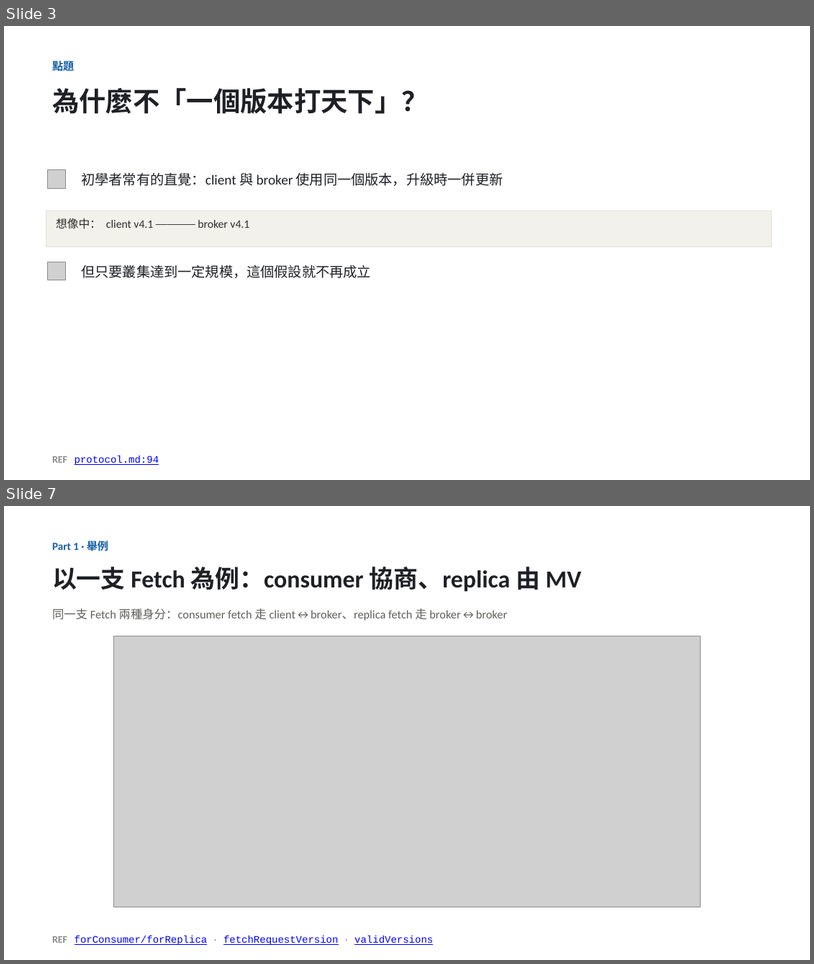
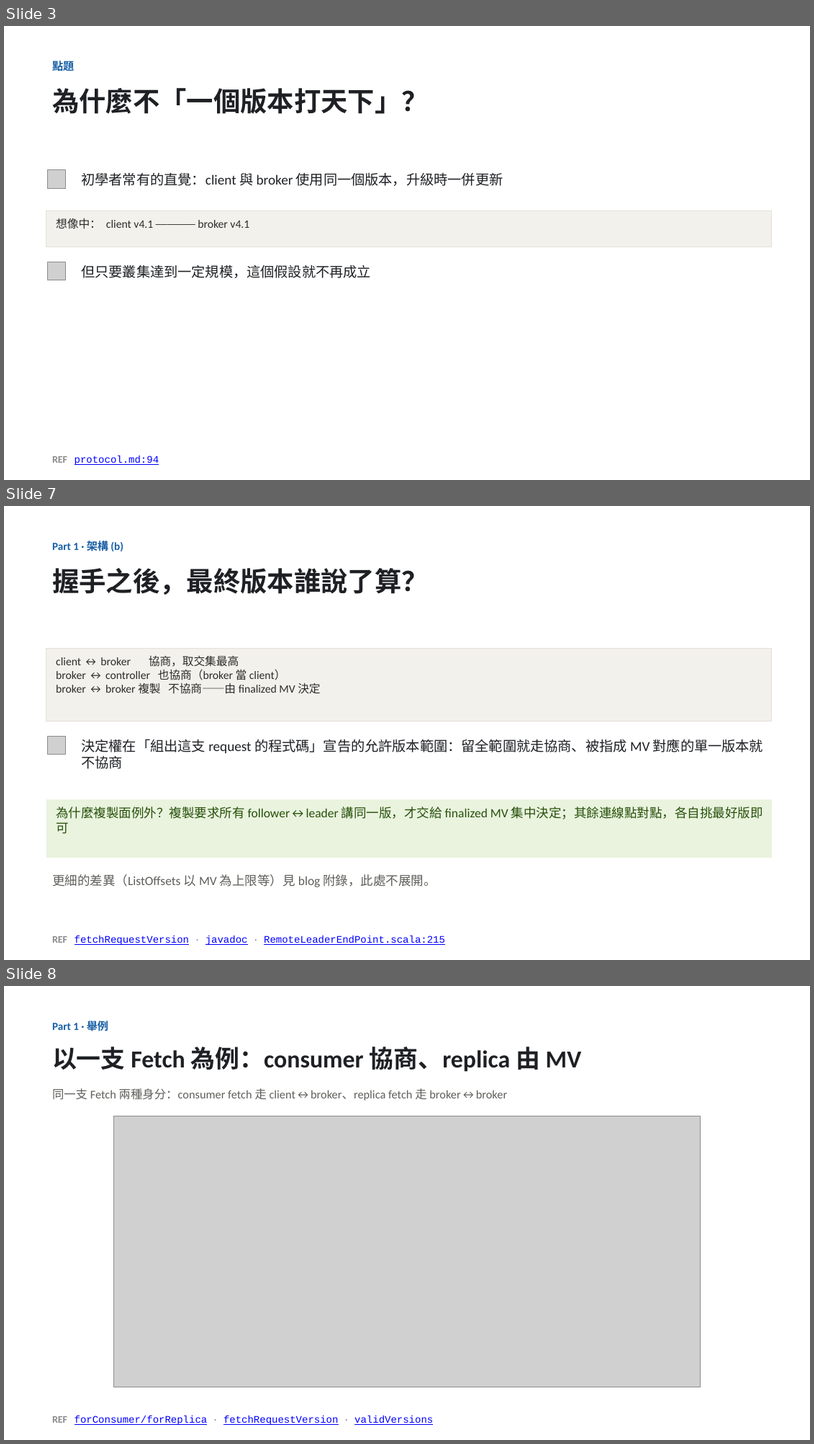
Before and after one commit to unknowntpo/kafka, a slide deck: study/version-control/kafka-version-negotiation.pptx. Shown one above the other, each under a label of ours: slides 3 and 7 before the commit, slides 3, 7 and 8 after it; the slides between them are not shown. The pictures are 814x964 and 814x1444 pixels, drawn with LibreOffice and Linux fonts; fonts in the diff are those of the drawing; grey boxes stand for pictures. Boxes give left, top, right and bottom in pixels: in the first picture for what was removed or moved away, otherwise in the second. Text is boxed around its words. In the diff, an @@ line names an element or a change of style, - is before the commit and + after.

```diff
--- a/study/version-control/kafka-version-negotiation.pptx
+++ b/study/version-control/kafka-version-negotiation.pptx
@@ slide 7 added at (4,506,810,960), background #FFFFFF @@
@@ text added at (52,539,124,554), 13 pt, text #185FA5, bold @@
+Part 1 · 架構 (b)
@@ text added at (52,568,429,595), 32 pt, text #1E2024, bold @@
+握手之後，最終版本誰說了算？
@@ rectangle added at (46,648,772,721), fill #F3F1EC, outline #E3E0D8 0.5 pt, 13.5 pt, text #2C2C2A @@
+client ↔ broker 協商，取交集最高
+broker ↔ controller 也協商（broker 當 client）
+broker ↔ broker 複製 不協商——由 finalized MV 決定
@@ picture added at (47,736,66,754) @@
@@ text added at (81,739,764,769), 16.5 pt, text #1E2024 @@
+決定權在「組出這支 request 的程式碼」宣告的允許版本範圍：留全範圍就走協商、被指成 MV 對應的單一版本就不協商
@@ rectangle added at (46,800,772,857), fill #E9F3DE, 15 pt, text #27500A @@
+為什麼複製面例外？複製要求所有 follower↔leader 講同一版，才交給 finalized MV 集中決定；其餘連線點對點，各自挑最好版即可
@@ text added at (52,874,436,887), 15 pt, text #5F5E5A @@
+更細的差異（ListOffsets 以 MV 為上限等）見 blog 附錄，此處不展開。
@@ text added at (52,935,445,944), 12 pt, text #0000FF, underline @@
+REF fetchRequestVersion · javadoc · RemoteLeaderEndPoint.scala:215
@@ what was slide 7 is now slide 8 @@
```
Also in this commit, not shown: 4 slides changed, 1 other slide added, 1 slide removed, 3 other files.
